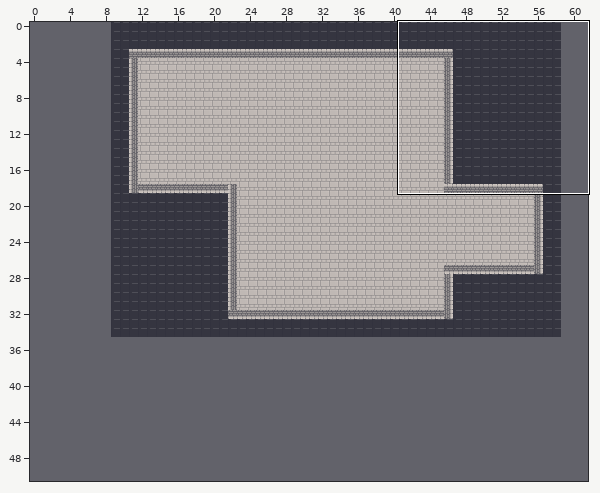
An edit to a level. Tiled map (JSON), assets/tilemap/nivel2.json. Above, an overview of the earlier version with the close-up marked.
Close-up. Before:
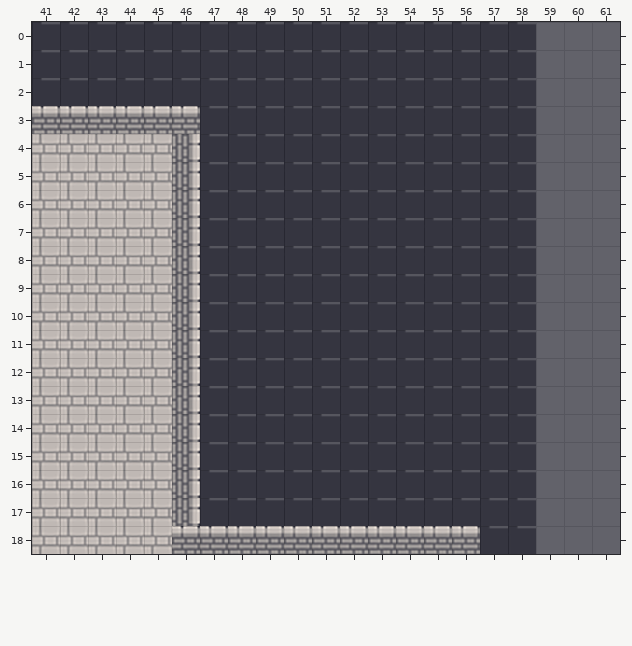
Cells are 60x60 px. Shown: x 41..61, y 0..18. The commit also changed other parts of the map, which this record leaves out. The old version is drawn lined up with the new one.
And afterwards:
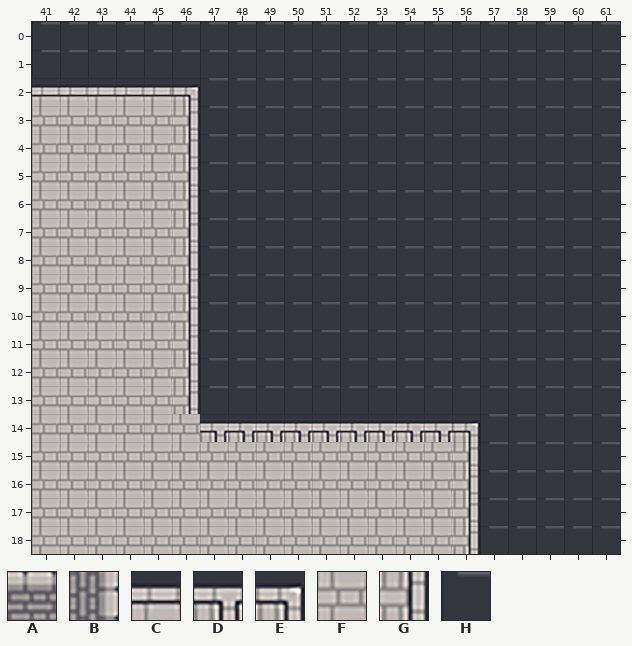
Key: from "dungeon": A 72, B 72 turned 90, C 212, D 213, E 214, F 226, G 228, H 243.
_ is an empty cell.
Diff:
map size 50x35 -> 62x51 cells (old content now starts at 9,0; both pictures use the new coordinates)
Layer "paredes":
y 2: x 41..46 ______ -> CCCCCE
y 3: x 41..46 AAAAAA -> _____G
y 4..13: x 46 B -> G
y 14: x 46..56 B__________ -> FDDDDDDDDDE
y 15..17: x 46 B -> _; x 56 _ -> G
y 18: x 46..56 AAAAAAAAAAA -> __________G
Layer "suelo":
y 0..1: x 59..61 ___ -> HHH
y 2: x 41..46 HHHHHH -> ______; x 59..61 ___ -> HHH
y 3: x 41..45 _____ -> FFFFF; x 59..61 ___ -> HHH
y 4..13: x 59..61 ___ -> HHH
y 14: x 47..56 HHHHHHHHHH -> __________; x 59..61 ___ -> HHH
y 15..17: x 46..56 _HHHHHHHHHH -> FFFFFFFFFF_; x 59..61 ___ -> HHH
y 18: x 46..55 __________ -> FFFFFFFFFF; x 59..61 ___ -> HHH
